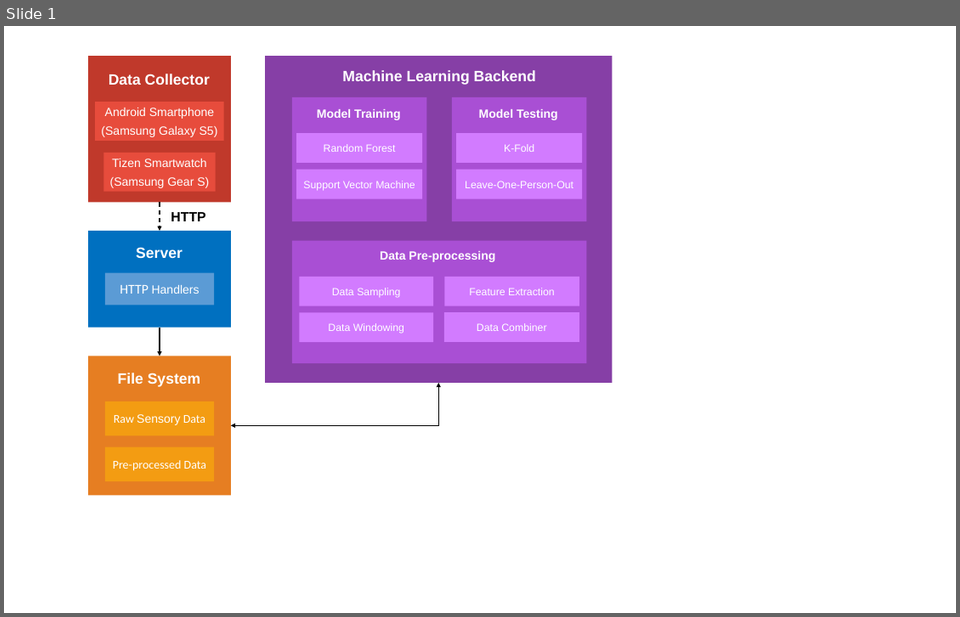
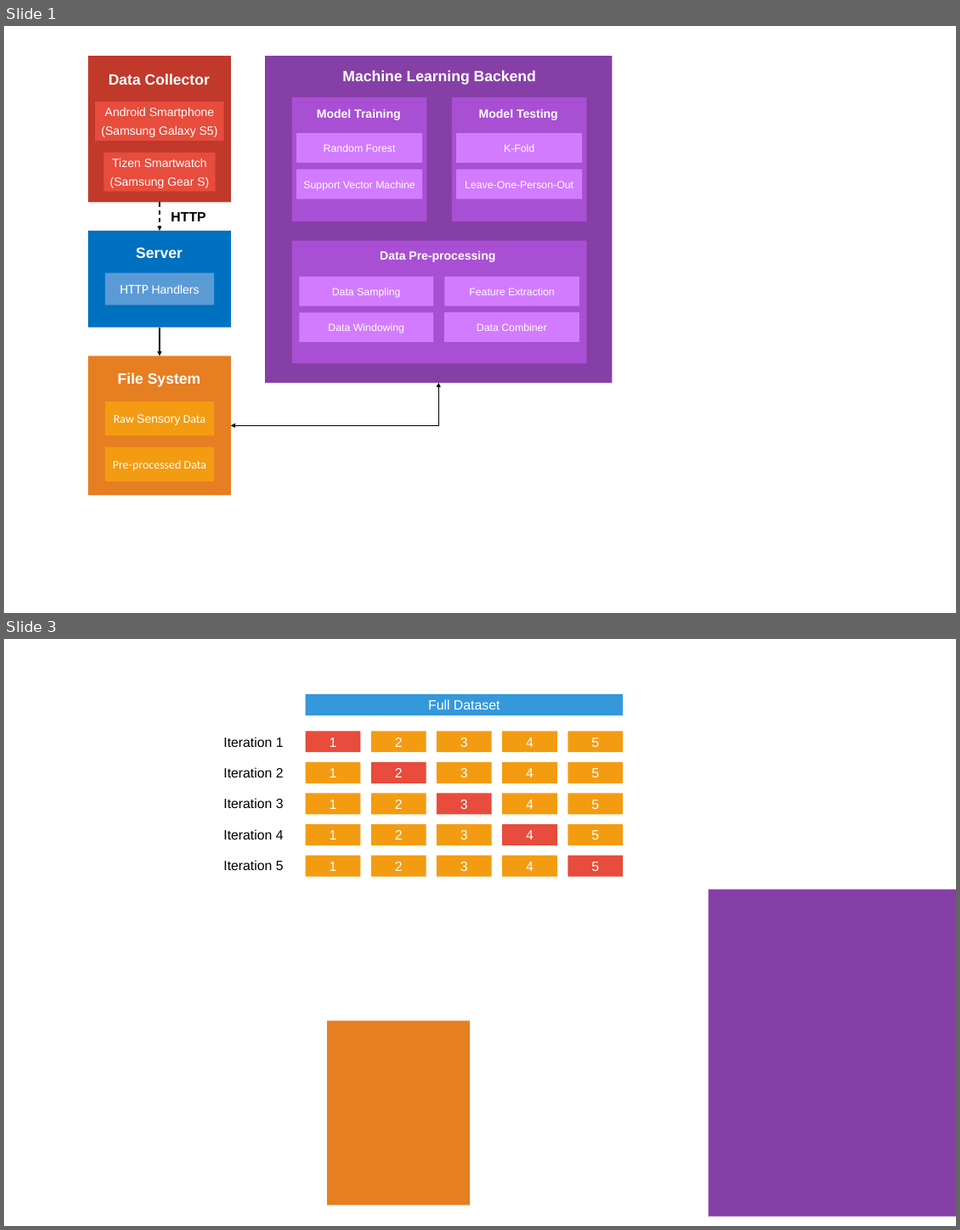
Before and after one commit to edocsss/RARSS, a slide deck: docs/documents/weekly_meeting/Diagrams.pptx. Shown one above the other, each under a label of ours: slide 1 before the commit, slides 1 and 3 after it; the slides between them are not shown. The pictures are 960x617 and 960x1230 pixels, drawn with LibreOffice and Linux fonts; fonts in the diff are those of the drawing. Boxes give left, top, right and bottom in pixels: in the first picture for what was removed or moved away, otherwise in the second. Text is boxed around its words. In the diff, an @@ line names an element or a change of style, - is before the commit and + after.

```diff
--- a/docs/documents/weekly_meeting/Diagrams.pptx
+++ b/docs/documents/weekly_meeting/Diagrams.pptx
@@ slide 3 added at (4, 639, 956, 1226), background #FFFFFF @@
@@ rectangle added at (306, 694, 623, 715), fill #3498DB, 18 pt, text #FFFFFF @@
+Full Dataset
@@ text added at (223, 737, 284, 747), 18 pt, text #000000 @@
+Iteration 1
@@ rectangle added at (306, 731, 360, 752), fill #E74C3C, 18 pt, text #FFFFFF @@
+1
@@ rectangle added at (371, 731, 426, 752), fill #F39C12, 18 pt, text #FFFFFF @@
+2
@@ rectangle added at (437, 731, 491, 752), fill #F39C12, 18 pt, text #FFFFFF @@
+3
@@ rectangle added at (502, 731, 556, 752), fill #F39C12, 18 pt, text #FFFFFF @@
+4
@@ rectangle added at (568, 731, 622, 752), fill #F39C12, 18 pt, text #FFFFFF @@
+5
@@ rectangle added at (306, 762, 360, 783), fill #F39C12, 18 pt, text #FFFFFF @@
+1
@@ rectangle added at (371, 762, 426, 783), fill #E74C3C, 18 pt, text #FFFFFF @@
+2
@@ rectangle added at (437, 762, 491, 783), fill #F39C12, 18 pt, text #FFFFFF @@
+3
@@ rectangle added at (502, 762, 556, 783), fill #F39C12, 18 pt, text #FFFFFF @@
+4
@@ rectangle added at (568, 762, 622, 783), fill #F39C12, 18 pt, text #FFFFFF @@
+5
@@ text added at (223, 767, 284, 778), 18 pt, text #000000 @@
+Iteration 2
@@ text added at (223, 798, 284, 808), 18 pt, text #000000 @@
+Iteration 3
@@ rectangle added at (306, 793, 360, 814), fill #F39C12, 18 pt, text #FFFFFF @@
+1
@@ rectangle added at (371, 793, 426, 814), fill #F39C12, 18 pt, text #FFFFFF @@
+2
@@ rectangle added at (437, 793, 491, 814), fill #E74C3C, 18 pt, text #FFFFFF @@
+3
@@ rectangle added at (502, 793, 556, 814), fill #F39C12, 18 pt, text #FFFFFF @@
+4
@@ rectangle added at (568, 793, 622, 814), fill #F39C12, 18 pt, text #FFFFFF @@
+5
@@ text added at (223, 829, 284, 840), 18 pt, text #000000 @@
+Iteration 4
@@ rectangle added at (306, 824, 360, 846), fill #F39C12, 18 pt, text #FFFFFF @@
+1
@@ rectangle added at (371, 824, 426, 846), fill #F39C12, 18 pt, text #FFFFFF @@
+2
@@ rectangle added at (437, 824, 491, 846), fill #F39C12, 18 pt, text #FFFFFF @@
+3
@@ rectangle added at (502, 824, 556, 846), fill #E74C3C, 18 pt, text #FFFFFF @@
+4
@@ rectangle added at (568, 824, 622, 846), fill #F39C12, 18 pt, text #FFFFFF @@
+5
@@ text added at (223, 860, 284, 870), 18 pt, text #000000 @@
+Iteration 5
@@ rectangle added at (306, 856, 360, 876), fill #F39C12, 18 pt, text #FFFFFF @@
+1
@@ rectangle added at (371, 856, 426, 876), fill #F39C12, 18 pt, text #FFFFFF @@
+2
@@ rectangle added at (437, 856, 491, 876), fill #F39C12, 18 pt, text #FFFFFF @@
+3
@@ rectangle added at (502, 856, 556, 876), fill #F39C12, 18 pt, text #FFFFFF @@
+4
@@ rectangle added at (568, 856, 622, 876), fill #E74C3C, 18 pt, text #FFFFFF @@
+5
@@ rectangle added at (709, 890, 956, 1216), fill #863FA6 @@
@@ rectangle added at (327, 1021, 469, 1205), fill #E67E22 @@
```
Also in this commit, not shown: 1 slide changed.
